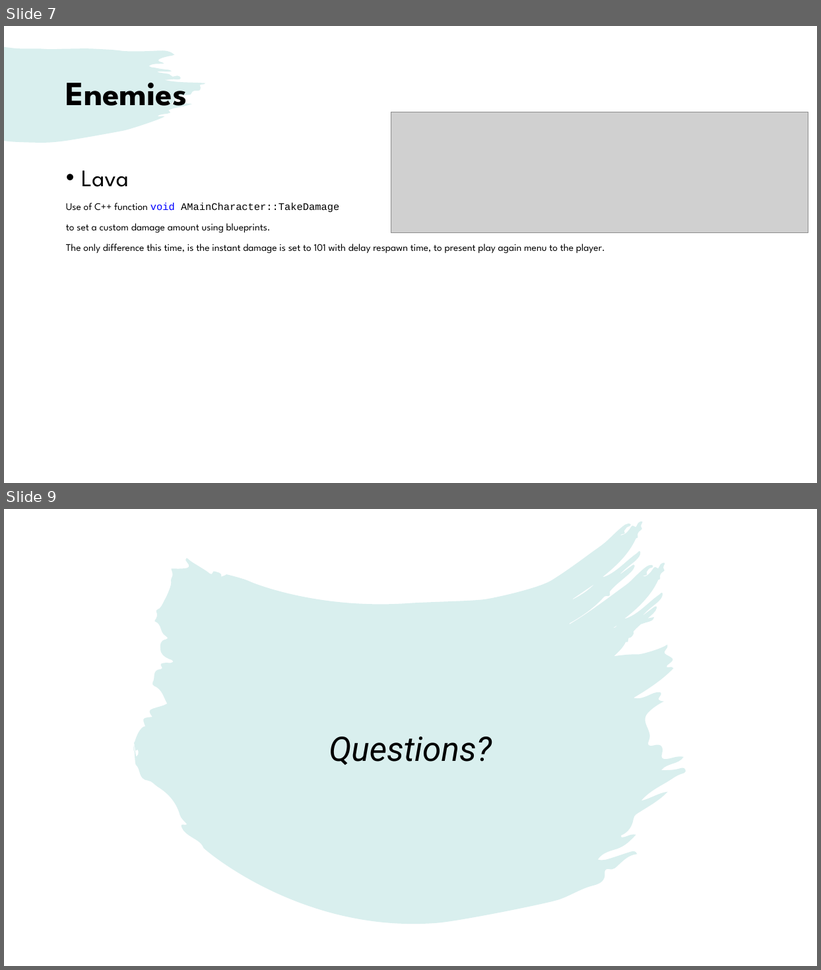
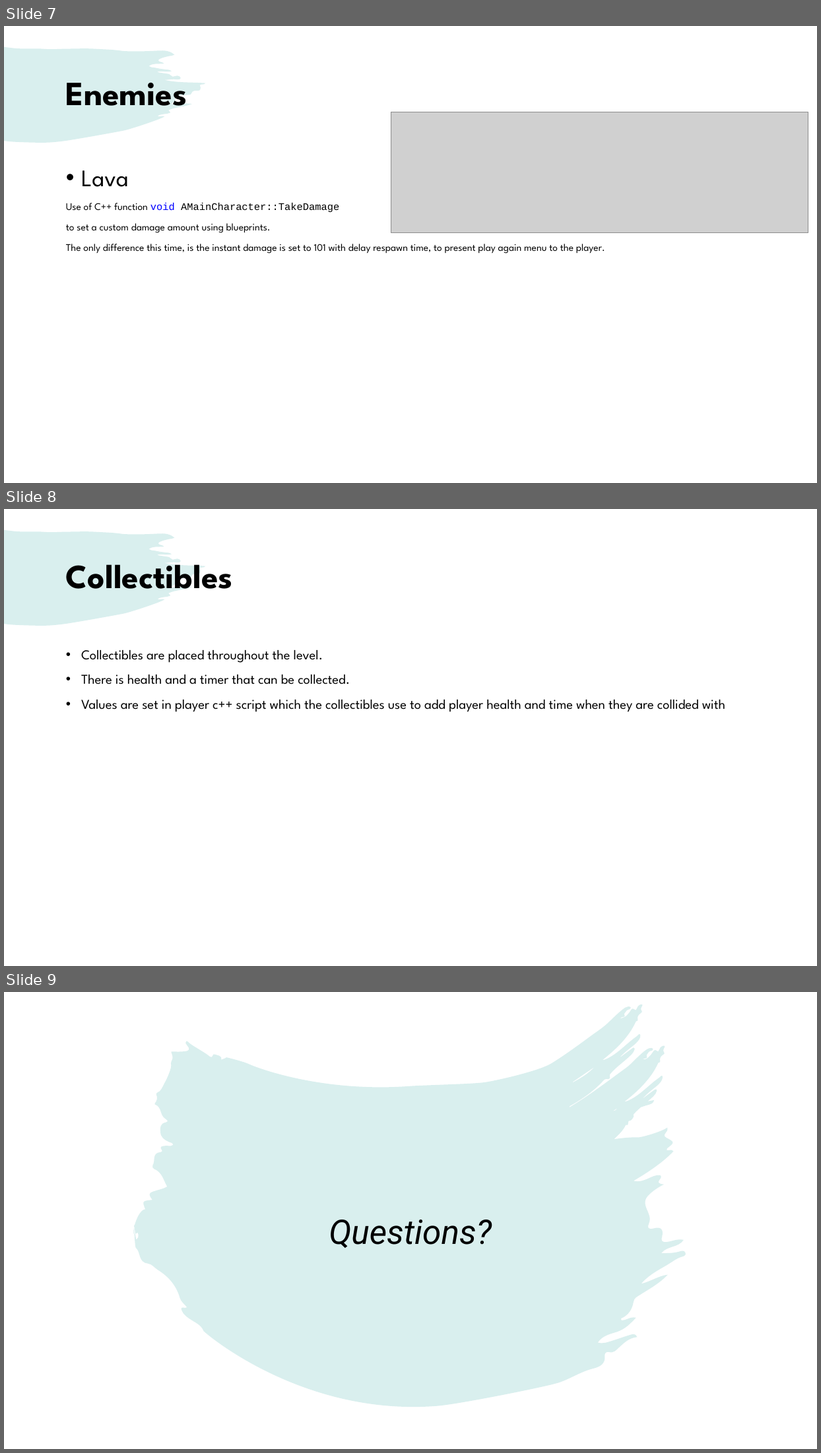
Before and after one commit to Wozniakowska/UE5_Assesment, a slide deck: LavaEscapeSlides.pptx. Shown one above the other, each under a label of ours: slides 7 and 9 before the commit, slides 7, 8 and 9 after it; the slides between them are not shown. The pictures are 821x970 and 821x1453 pixels, drawn with LibreOffice and Linux fonts; fonts in the diff are those of the drawing; grey boxes stand for pictures. Boxes give left, top, right and bottom in pixels: in the first picture for what was removed or moved away, otherwise in the second. Text is boxed around its words. In the diff, an @@ line names an element or a change of style, - is before the commit and + after.

```diff
--- a/LavaEscapeSlides.pptx
+++ b/LavaEscapeSlides.pptx
@@ slide 8 added at box(4, 509, 817, 966), background #FFFFFF; not listed: 1 template element that a slide beside it also shows @@
@@ title added at box(66, 564, 233, 589), 40 pt, text #000000, bold @@
+Collectibles
@@ text added at box(81, 650, 725, 712), 16 pt, text #000000 @@
+• Collectibles are placed throughout the level.
+• There is health and a timer that can be collected.
+• Values are set in player c++ script which the collectibles use to add player health and time when they are collided with
```
Also in this commit, not shown: 1 other slide added, 1 slide removed.
